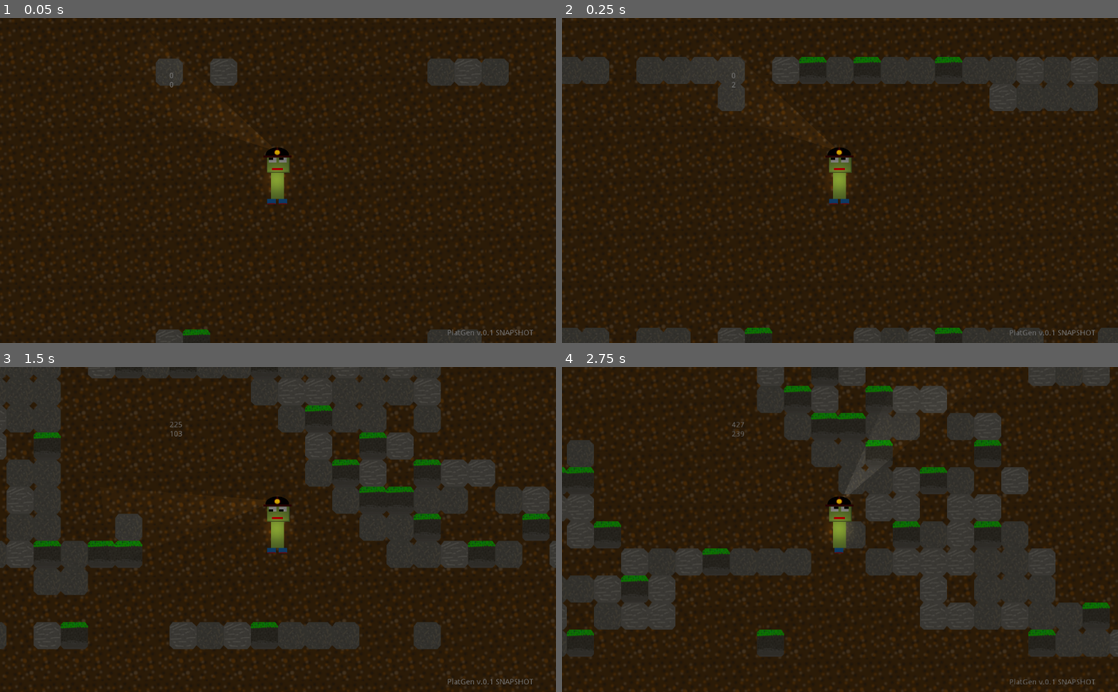
Above: before the commit, frames 1-4 (two rows, left to right).
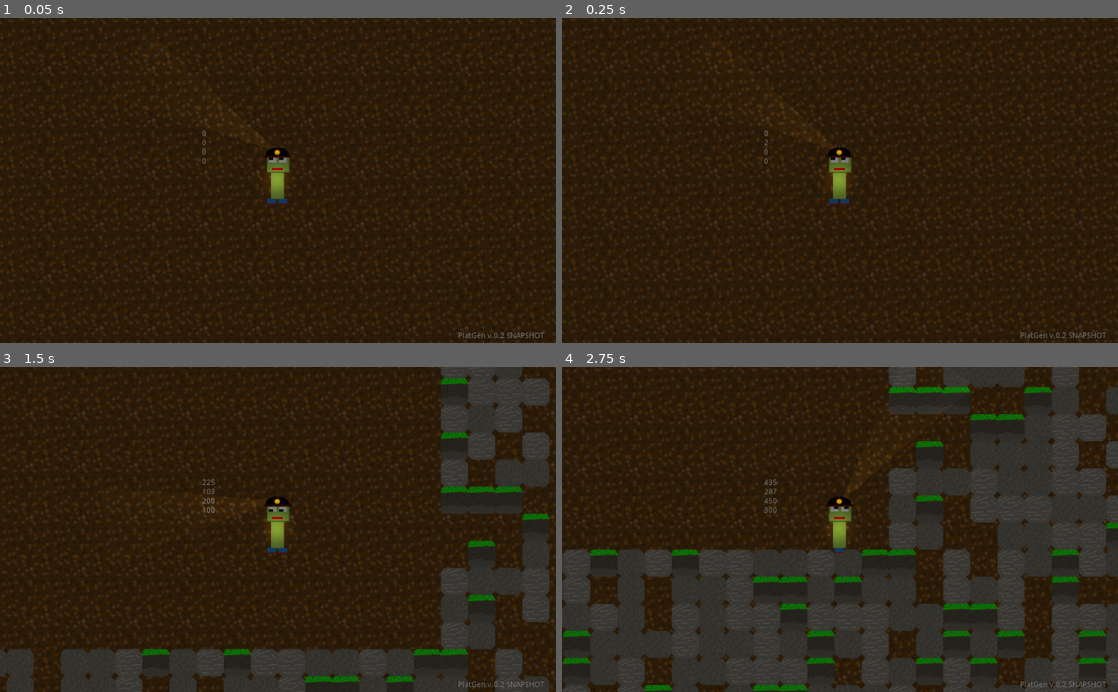
Above: after the commit, the same moments.

Repository: Broken-Lamp-A-Studio/PlatGen
Game: Godot game, scene res://scenes/GAME.tscn
The game is run twice, just before and just after one commit, with the same random seed, the same clock (stepped at 60 frames per second) and the same inputs. This scene is started directly instead of the project's main scene.
Inputs (mouse positions are in pixels of both pictures, inside the frame that each line leads up to):
- Up to frame 1 (0.05 s): no input
- Up to frame 2 (0.25 s): no input
- Up to frame 3 (1.5 s): move the mouse to (400, 513) at 0.52 s; hold D 0.53-1.28 s; hold E 0.53-1.28 s; click (400, 513) at 0.67 s; tap Space at 0.77 s; move the mouse to (166, 545) at 1.27 s; hold S from 1.28 s (still down); tap E at 1.35 s; click (166, 545) at 1.42 s
- Up to frame 4 (2.75 s): tap Space at 1.52 s; move the mouse to (895, 458) at 2.02 s; release S at 2.03 s; hold D from 2.03 s (still down); hold E from 2.03 s (still down); click (895, 458) at 2.17 s

The runs differ from the first frame. In frame 1, 2.6% of the frame differs, in the area x 28-98%, y 12-100%; in frame 2, 11%; in frame 3, 41%; in frame 4, 47%, in the area x 0-100%, y 0-100%.

Commit message:
PlatGen files

Diff:
--- a/scenes/GAME.tscn
+++ b/scenes/GAME.tscn
@@ -24,32 +24,35 @@
 
 [node name="inv" parent="player" instance=ExtResource( 5 )]
 
-[node name="GUI" type="Control" parent="."]
+[node name="GUI" type="Control" parent="player"]
 margin_right = 40.0
 margin_bottom = 40.0
 __meta__ = {
 "_edit_use_anchors_": false
 }
 
-[node name="Info" type="Control" parent="GUI"]
+[node name="Info" type="Control" parent="player/GUI"]
 margin_right = 40.0
 margin_bottom = 40.0
 __meta__ = {
 "_edit_use_anchors_": false
 }
 
-[node name="player-info" type="Label" parent="GUI/Info"]
+[node name="player-info" type="Label" parent="player/GUI/Info"]
 margin_left = -140.0
 margin_top = -93.0
 margin_right = 214.0
 margin_bottom = 99.0
+__meta__ = {
+"_edit_use_anchors_": false
+}
 
-[node name="version" type="Label" parent="GUI/Info"]
+[node name="version" type="Label" parent="player/GUI/Info"]
 margin_left = 332.0
 margin_top = 280.0
 margin_right = 502.0
 margin_bottom = 294.0
-text = "PlatGen v.0.1 SNAPSHOT"
+text = "PlatGen v.0.2 SNAPSHOT"
 __meta__ = {
 "_edit_use_anchors_": false
 }
--- /dev/null
+++ b/scenes/inv/item-slot.tscn
@@ -0,0 +1,10 @@
+[gd_scene load_steps=3 format=2]
+
+[ext_resource path="res://textures/inv/item_background.png" type="Texture" id=1]
+[ext_resource path="res://scripts/inv/item-slot.gd" type="Script" id=2]
+
+[node name="item" type="Sprite"]
+script = ExtResource( 2 )
+
+[node name="background" type="Sprite" parent="."]
+texture = ExtResource( 1 )
--- a/scripts/GAME.gd
+++ b/scripts/GAME.gd
@@ -2,13 +2,7 @@
 
 
 func viewport_info(data):
-	var px = get_node("player").position.x
-	var py = get_node("player").position.y
-	get_node("GUI/Info/player-info").rect_position.x = px-200
-	get_node("GUI/Info/player-info").rect_position.y = py-200
-	get_node("GUI/Info/player-info").text = data
-	get_node("GUI/Info/version").rect_position.x = px-200+get_viewport_rect().size.x/2
-	get_node("GUI/Info/version").rect_position.y = py-25+get_viewport_rect().size.y/2
+	get_node("player/GUI/Info/player-info").text = data
 
 func _process(delta):
-	viewport_info("%d"%get_node("player").position.x+"\n%d"%get_node("player").position.y)
+	viewport_info("%d"%get_node("player").position.x+"\n%d"%get_node("player").position.y+"\n%d"%get_node("world").VM_m_x+"\n%d"%get_node("world").VM_m_y)
--- a/scripts/inv/inv.gd
+++ b/scripts/inv/inv.gd
@@ -10,7 +10,7 @@
 		var l = 0
 		while not(l == configuration.size()):
 			l += 1
-			if(configuration[l].obj == "clear"):
+			if(configuration[l].clear == true):
 				new_inv.name = name2
 				self.remove_child(new_inv)
 				self.add_child(new_inv)
@@ -22,7 +22,8 @@
 			#	get_node(name2+"/"+configuration[l].name).position = configuration[l].pos
 			#	get_node(name2+"/"+configuration[l].name).scale = configuration[l].scale
 			elif(configuration[l].obj == "addscene"):
-				var ni2 = (configuration[l].path).instance()
+				var n = load(configuration[l].path)
+				var ni2 = n.instance()
 				ni2.name = configuration[l].name
 				get_child(name2).add_child(ni2)
 		get_node(name2).visible = true
@@ -31,6 +32,6 @@
 
 func main_inv():
 	if(Input.is_key_pressed(KEY_E)):
-		create_inv_and_show("inv_mm", {{"obj":"clear"}:{"obj":"addscene", "path":"", "name":"inv_mm"}})
+		create_inv_and_show("inv_mm", {{"clear":false}:{"obj":"addscene", "path":"", "name":"inv_mm"}})
 func _process(delta):
 	pass
--- /dev/null
+++ b/scripts/inv/item-slot.gd
@@ -0,0 +1,40 @@
+extends Sprite
+
+var item_name = ""
+var amount = 0
+func _ready():
+	item_name = ""
+	amount = 0
+	texture = null
+func set_item(texture2, amount2, item):
+
+	item_name = item
+	if not(texture2 == "nope"):
+		texture = texture2
+		var xt = texture.get_size().x
+		var yt = texture.get_size().y
+		if(xt > get_node("background").texture.get_size().x):
+			texture.get_size().x = texture.get_size().x/get_node("background").texture.get_size().x
+		if(yt > get_node("background").texture.get_size().y):
+			texture.get_size().y = texture.get_size().y/get_node("background").texture.get_size().y
+	amount += amount2
+	if(amount <= 0):
+		amount = 0
+		texture = null
+		item_name = ""
+	return amount2
+func mouse_use():
+	if(self.visible):
+		var mx = get_global_mouse_position().x
+		var my = get_global_mouse_position().y
+		var sx = position.x
+		var sy = position.y
+		var tx = get_node("background").texture.get_size().x
+		var ty = get_node("background").texture.get_size().y
+		if(mx > sx-tx/2 and mx < sx+tx/2 and my > sy-ty/2 and my < sy+ty/2):
+			if(Input.is_mouse_button_pressed(BUTTON_LEFT)):
+				if not(item_name == ""):
+					if(get_tree().get_root().get_node("GAME/player/inv/mouse").item_name == "" or get_tree().get_root().get_node("GAME/player/inv/mouse").item_name == item_name):
+						mouse_give(item_name, self.set_item("nope", round(-amount/2), item_name))
+func mouse_give(item, amount):
+	get_tree().get_root().get_node("GAME/player/inv/mouse").set_item(texture, amount, item)
--- a/scripts/world.gd
+++ b/scripts/world.gd
@@ -43,19 +43,6 @@
 var chunk_gen_run = true
 var view_x = 0
 var view_y = 0
-var VM_player_X = 0
-var VM_player_Y = 0
-func VM_player():
-	var px = get_tree().get_root().get_node("GAME/player").position.x
-	var py = get_tree().get_root().get_node("GAME/player").position.y
-	if(px - VM_player_X> 50):
-		VM_player_X += 50
-	elif(px - VM_player_X < -50):
-		VM_player_X -= 50
-	if(py - VM_player_Y> 50):
-		VM_player_X += 50
-	elif(py - VM_player_Y < -50):
-		VM_player_X -= 50
 var px7 = 0
 var py7 = 0
 func smart_rend(direction):
@@ -71,10 +58,11 @@
 	rng.randomize()
 onready var time5 = OS.get_system_time_secs()
 func _process(delta):
-	VM_chunk_sync()
+	#VM_chunk_sync()
 	viewport_changed()
-	if(chunk_gen_run == true):
-		chunk_player_gen()
+	VM_micro_chunk()
+	#if(chunk_gen_run == true):
+	#	chunk_player_gen()
 func VM_chunk_sync():
 	var px = get_tree().get_root().get_node("GAME/player").position.x
 	var py = get_tree().get_root().get_node("GAME/player").position.y
@@ -114,8 +102,9 @@
 	var texture_type = round(rng.randf_range(0, 3))
 	add_block(block_names[texture_type], block_list[texture_type], false, false, true, false, x, y)
 func chunk_gen(x, y):
-	layer_0(x, y)
-	layer_1(x, y)
+	if not(get_node_or_null("%d"%x+"%d"%y)):
+		layer_0(x, y)
+		layer_1(x, y)
 var active_mapgen = []
 func layer_1(x, y):
 	var access = false
@@ -181,3 +170,70 @@
 	if(py2 > 500):
 		py2 = 0
 		chunk_gen_run = false
+var VM_m_x = 0
+var VM_m_y = 0
+var block_size = 50
+var time_of_return = 0
+var ttt = ""
+func VM_micro_chunk():
+	var px = get_tree().get_root().get_node("GAME/player").position.x
+	var py = get_tree().get_root().get_node("GAME/player").position.y
+	if(px > VM_m_x+block_size/2):
+		VM_m_x += block_size
+		load_2_chunk("+x")
+	if(px < VM_m_x-block_size/2):
+		VM_m_x -= block_size
+		load_2_chunk("-x")
+	if(py > VM_m_y+block_size/2):
+		VM_m_y += block_size
+		load_2_chunk("+y")
+	if(py < VM_m_y-block_size/2):
+		VM_m_y -= block_size
+		load_2_chunk("-y")
+var x2 = 0
+var y2 = 0
+var t2 = ""
+var t3 = 0
+var t4 = 0
+func load_2_chunk(direction):
+	ttt = direction
+	t3 = rng.randf_range(-9999, 9999)
+	if(direction == "+x" or direction == "-x"):
+		time_of_return = round(get_viewport_rect().size.y/50)
+	if(direction == "+y" or direction == "-y"):
+		time_of_return = round(get_viewport_rect().size.x/50)
+	while not(time_of_return == 0):
+			time_of_return -= 1
+			if(ttt == "+x"):
+				if(ttt != t2 or t3 != t4):
+					t2 = ttt
+					t4 = t3
+					y2 = VM_m_y
+				y2 += 50
+				#print("+X: %d"%(VM_m_x+50*round(get_viewport_rect().size.x/50))+"-!-%d"%(y2-50*round(get_viewport_rect().size.y/50)))
+				chunk_gen(VM_m_x+(50*round(get_viewport_rect().size.x/2/50)), y2-(50*round(get_viewport_rect().size.y/2/50)))
+			if(ttt == "-x"):
+				if(ttt != t2 or t3 != t4):
+					t2 = ttt
+					t4 = t3
+					y2 = VM_m_y
+				y2 += 50
+				#print("-X: %d"%(VM_m_x-50*round(get_viewport_rect().size.x/50))+"-!-%d"%(y2-50*round(get_viewport_rect().size.y/50)))
+				chunk_gen(VM_m_x-(50*round(get_viewport_rect().size.x/2/50)), y2-(50*round(get_viewport_rect().size.y/2/50)))
+			if(ttt == "+y"):
+				if(ttt != t2 or t3 != t4):
+					t2 = ttt
+					t4 = t3
+					x2 = VM_m_x
+				x2 += 50
+				#print("+Y: %d"%(x2-50*round(get_viewport_rect().size.x/50))+"-!-%d"%(VM_m_y+50*round(get_viewport_rect().size.y/50)))
+				chunk_gen(x2-(50*round(get_viewport_rect().size.x/2/50)), VM_m_y+(50*round(get_viewport_rect().size.y/2/50)))
+			if(ttt == "-y"):
+				if(ttt != t2 or t3 != t4):
+					t2 = ttt
+					t4 = t3
+					x2 = VM_m_x
+				x2 += 50
+				#print("-Y: %d"%(x2-50*round(get_viewport_rect().size.x/50))+"-!-%d"%(VM_m_y-50*round(get_viewport_rect().size.y/50)))
+				chunk_gen(x2-(50*round(get_viewport_rect().size.x/2/50)), VM_m_y-(50*round(get_viewport_rect().size.y/2/50)))
+	ttt = ""
--- a/scripts/worldelement.gd
+++ b/scripts/worldelement.gd
@@ -56,11 +56,11 @@
 	else:
 		get_node("CollisionShape2D").disabled = false
 func visible2():
-	var range_x = self.position.x+get_viewport_rect().size.x/2+30
-	var range_y = self.position.y+get_viewport_rect().size.y/2+30
+	var range_x = self.position.x+get_viewport_rect().size.x/2+50*5
+	var range_y = self.position.y+get_viewport_rect().size.y/2+50*5
 	var x = get_tree().get_root().get_node("GAME/player").position.x
 	var y = get_tree().get_root().get_node("GAME/player").position.y
-	if not(y < range_y and y > range_y-(get_viewport_rect().size.y/2+30)*2 and x < range_x and x > range_x-(get_viewport_rect().size.x/2+30)*2):
+	if not(y < range_y and y > range_y-(get_viewport_rect().size.y/2+50*5)*2 and x < range_x and x > range_x-(get_viewport_rect().size.x/2+50*5)*2):
 		self.queue_free()
 func _process(delta):
 	visible2()
Not shown, changed: export_presets.cfg
